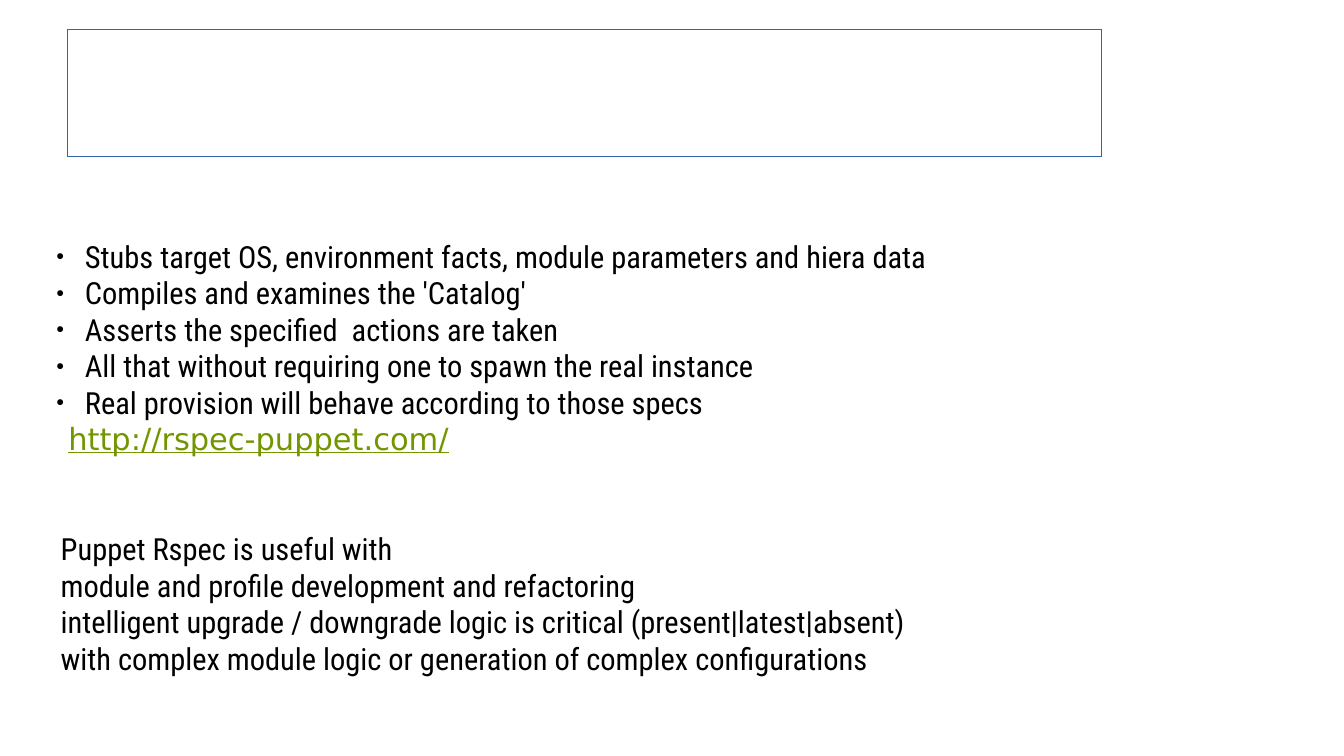
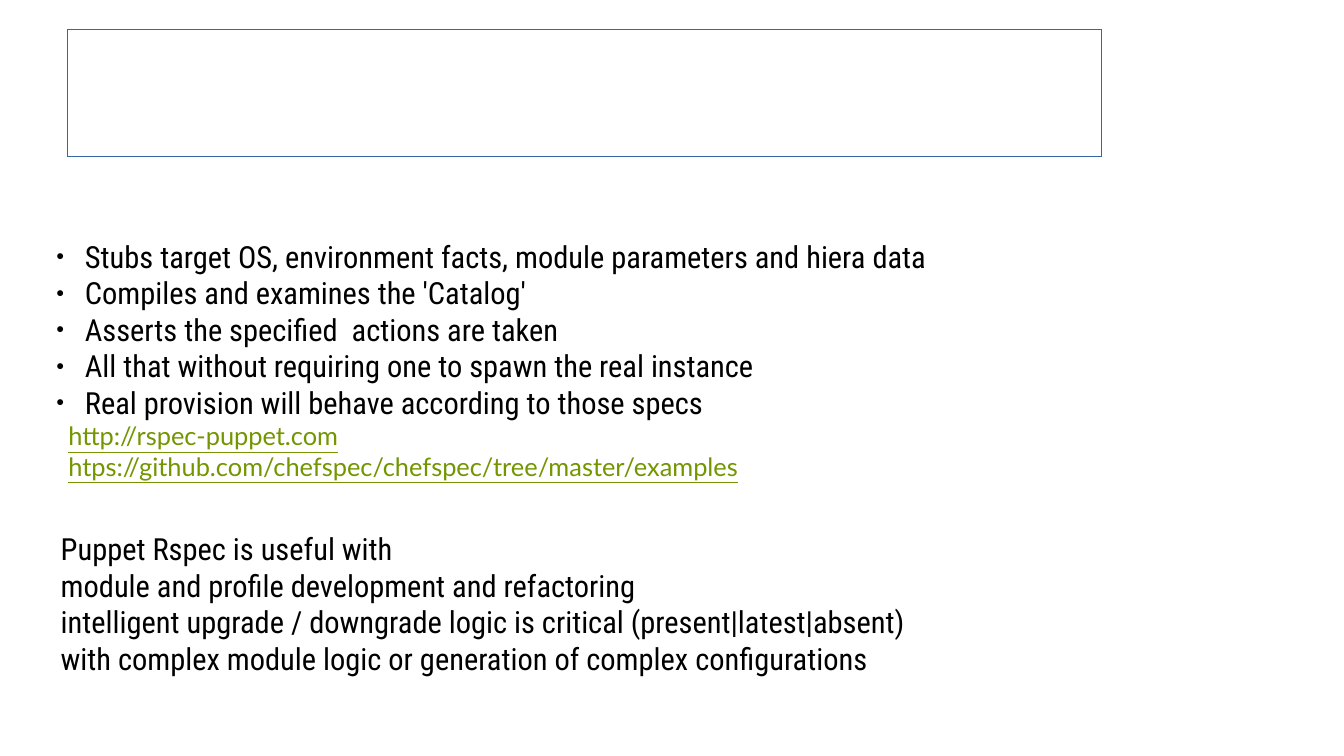
Before and after one commit to sergueik/uru_serverspec, a slide deck: slide 34 of Serverspec Integration in Cloud Provision.odp. Drawn at 1344x756 pixels with LibreOffice and Linux fonts; fonts in the diff are those of the drawing; background and template pictures are left out. Boxes give left, top, right and bottom in pixels: in the first picture for what was removed or moved away, otherwise in the second. Text is boxed around its words. In the diff, an @@ line names an element or a change of style, - is before the commit and + after.

Commit message:
final revision - updated presentation

```diff
--- a/Serverspec Integration in Cloud Provision.odp
+++ b/Serverspec Integration in Cloud Provision.odp
@@ text at (68,426,738,480): text changed; size 18 to 15 pt; font DejaVu Sans to Lato @@
-http://rspec-puppet.com/
+http://rspec-puppet.com
+htps://github.com/chefspec/chefspec/tree/master/examples
```
Also in this commit, not shown: 2 slides added, 1 other file.
